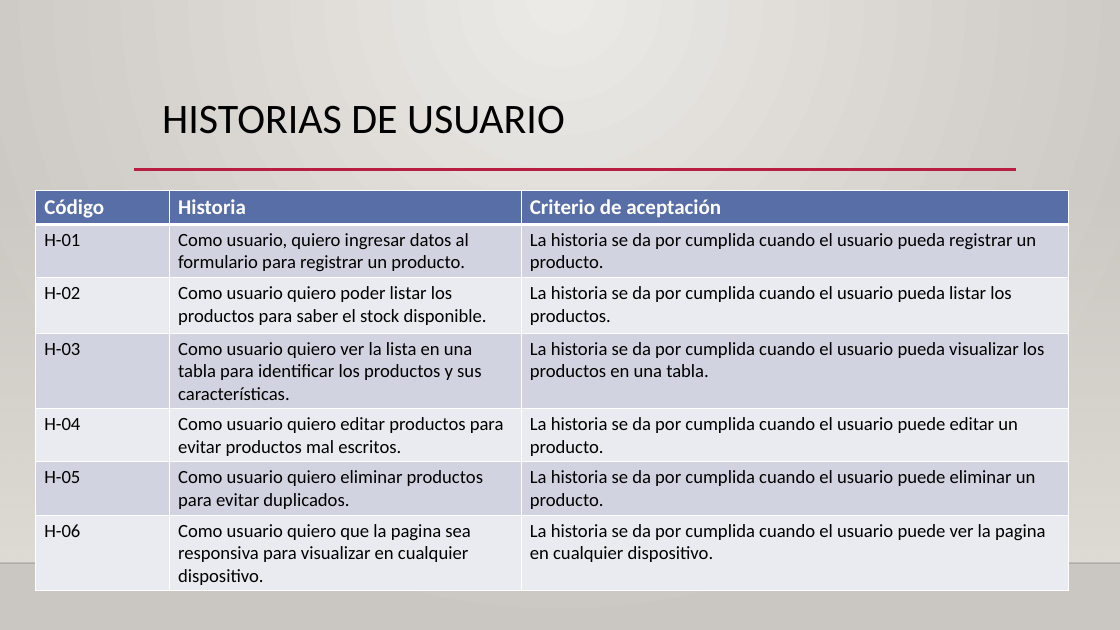
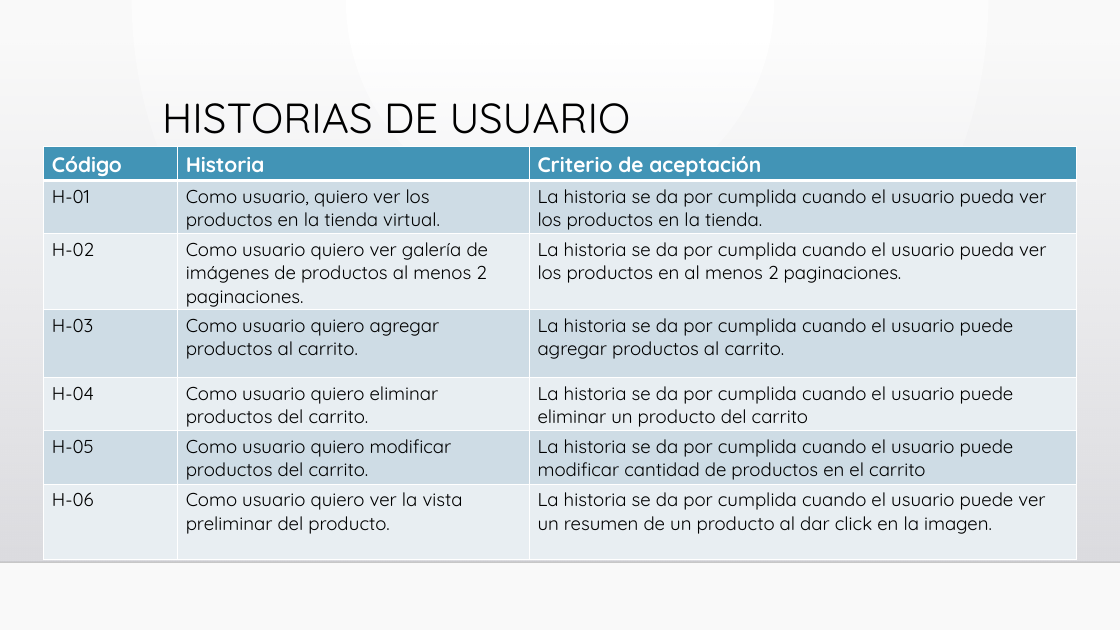
Before and after one commit to cbarralesp/tiendaevaluacion3, a slide deck: slide 5 of PRESENTACION DE EVALUACION.pptx. Drawn at 1120x630 pixels with LibreOffice and Linux fonts; fonts in the diff are those of the drawing; background and template pictures are left out. Boxes give left, top, right and bottom in pixels: in the first picture for what was removed or moved away, otherwise in the second. Text is boxed around its words. In the diff, an @@ line names an element or a change of style, - is before the commit and + after.

```diff
--- a/PRESENTACION DE EVALUACION.pptx
+++ b/PRESENTACION DE EVALUACION.pptx
@@ background gradient #ECEAE7 to #CAC7C1 to gradient #FFFFFF to #FAFAFA @@
@@ rectangle resized from (x1=0, y1=186, x2=1120, y2=563) to (x1=0, y1=43, x2=1120, y2=562) @@
@@ rectangle at (x1=0, y1=43, x2=1120, y2=562): fill gradient #DFDBD5 to gradient #DCDCE0 to #DEDEE2 @@
@@ text "HISTORIAS DE USUARIO" at (x1=162, y1=103, x2=631, y2=134): font Calibri to Quicksand @@
@@ table at (x1=44, y1=147, x2=1077, y2=560) @@
-row 2, column 2: Como usuario, quiero ingresar datos al formulario para registrar un producto.
+row 2, column 2: Como usuario, quiero ver los productos en la tienda virtual.
-row 2, column 3: La historia se da por cumplida cuando el usuario pueda registrar un producto.
+row 2, column 3: La historia se da por cumplida cuando el usuario pueda ver los productos en la tienda.
-row 3, column 2: Como usuario quiero poder listar los productos para saber el stock disponible.
+row 3, column 2: Como usuario quiero ver galería de imágenes de productos al menos 2 paginaciones.
-row 3, column 3: La historia se da por cumplida cuando el usuario pueda listar los productos.
+row 3, column 3: La historia se da por cumplida cuando el usuario pueda ver los productos en al menos 2 paginaciones.
-row 4, column 2: Como usuario quiero ver la lista en una tabla para identificar los productos y sus características.
+row 4, column 2: Como usuario quiero agregar productos al carrito.
-row 4, column 3: La historia se da por cumplida cuando el usuario pueda visualizar los productos en una tabla.
+row 4, column 3: La historia se da por cumplida cuando el usuario puede agregar productos al carrito.
-row 5, column 2: Como usuario quiero editar productos para evitar productos mal escritos.
+row 5, column 2: Como usuario quiero eliminar productos del carrito.
-row 5, column 3: La historia se da por cumplida cuando el usuario puede editar un producto.
+row 5, column 3: La historia se da por cumplida cuando el usuario puede eliminar un producto del carrito
-row 6, column 2: Como usuario quiero eliminar productos para evitar duplicados.
+row 6, column 2: Como usuario quiero modificar productos del carrito.
-row 6, column 3: La historia se da por cumplida cuando el usuario puede eliminar un producto.
+row 6, column 3: La historia se da por cumplida cuando el usuario puede modificar cantidad de productos en el carrito
-row 7, column 2: Como usuario quiero que la pagina sea responsiva para visualizar en cualquier dispositivo.
+row 7, column 2: Como usuario quiero ver la vista preliminar del producto.
-row 7, column 3: La historia se da por cumplida cuando el usuario puede ver la pagina en cualquier dispositivo.
+row 7, column 3: La historia se da por cumplida cuando el usuario puede ver un resumen de un producto al dar click en la imagen.
@@ fill #586EA6 to #4294B6 in row 1 @@
@@ fill #D1D5E1 to #CFDCE5 in 9 cells @@
@@ fill #EAEBF1 to #E9EEF3 in 9 cells @@
@@ font Calibri to Quicksand in "Código", "Historia", "Criterio de aceptación", "H-01" and 5 more places @@
@@ table resized from (x1=36, y1=191, x2=1070, y2=592) to (x1=44, y1=147, x2=1077, y2=560) @@
@@ line removed from (134, 170) to (1017, 170) @@
```
Also in this commit, not shown: 7 other slides changed, 4 slides added, 14 other files.
